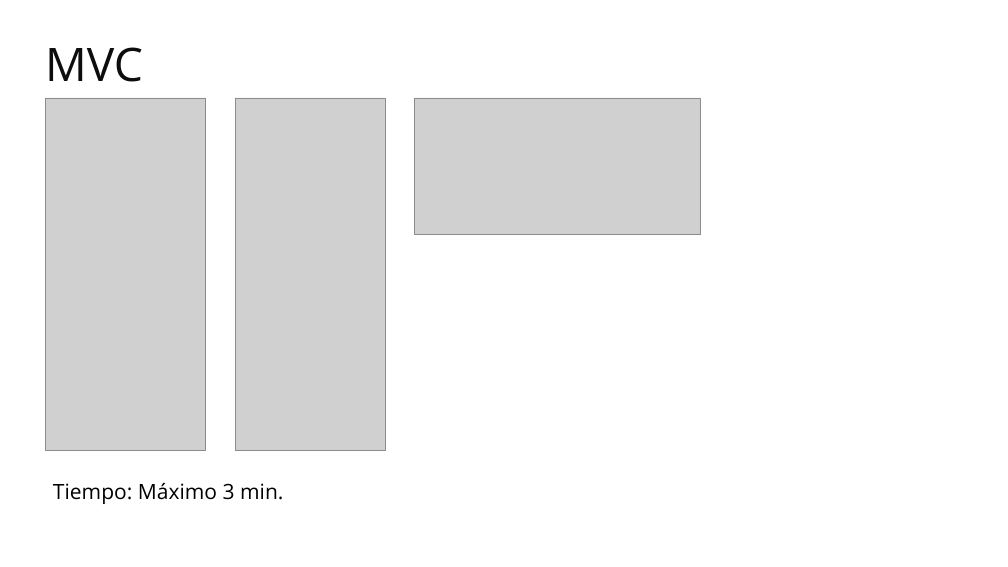
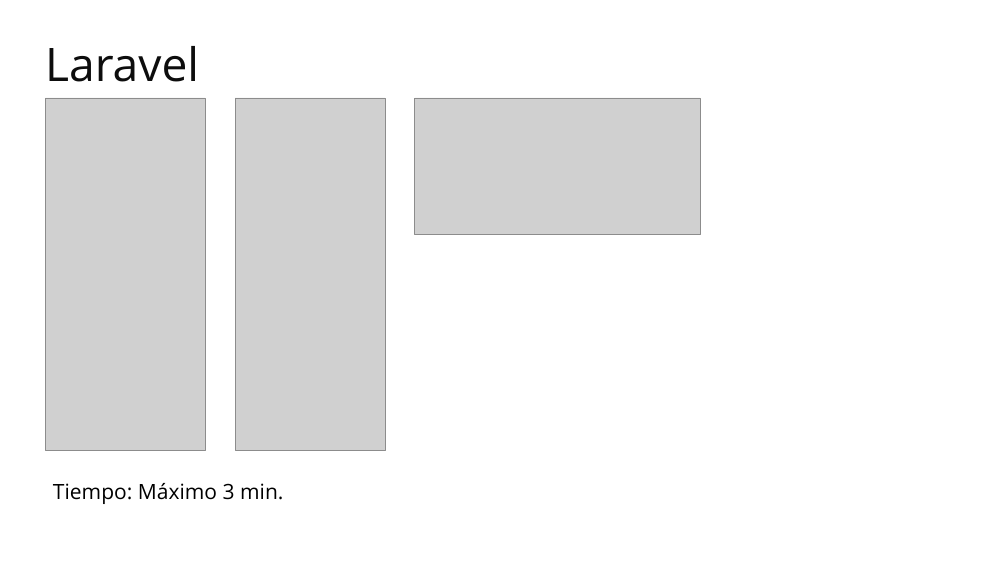
Before and after one commit to duvanfmendez/tienda_virtual, a slide deck: slide 10 of manuales/Manual de presentacion de proyecto.pptx. Drawn at 1008x567 pixels with LibreOffice and Linux fonts; fonts in the diff are those of the drawing; grey boxes stand for pictures; background and template pictures are left out. Boxes give left, top, right and bottom in pixels: in the first picture for what was removed or moved away, otherwise in the second. Text is boxed around its words. In the diff, an @@ line names an element or a change of style, - is before the commit and + after.

Commit message:
Cambio en presentación

```diff
--- a/manuales/Manual de presentacion de proyecto.pptx
+++ b/manuales/Manual de presentacion de proyecto.pptx
@@ text at bbox=[45, 46, 199, 82]: text changed @@
-MVC
+Laravel
```
Also in this commit, not shown: 1 other file.
